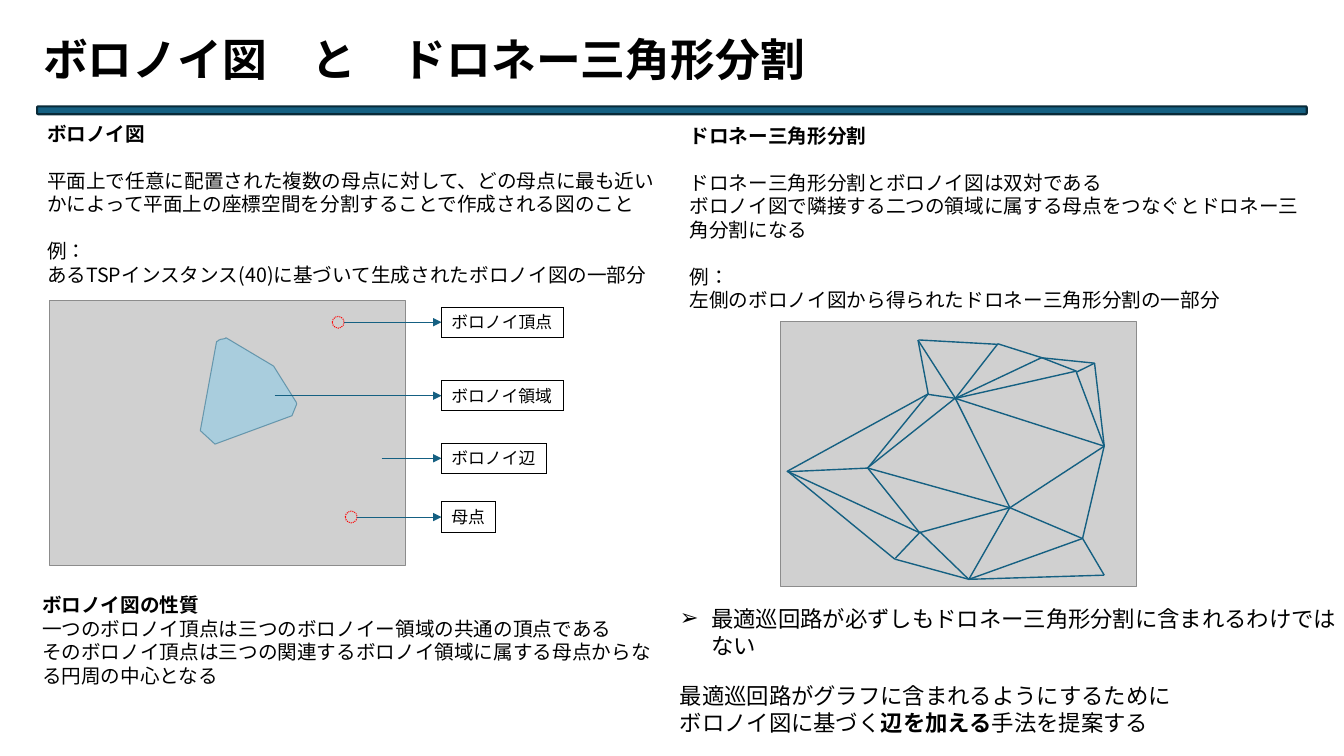
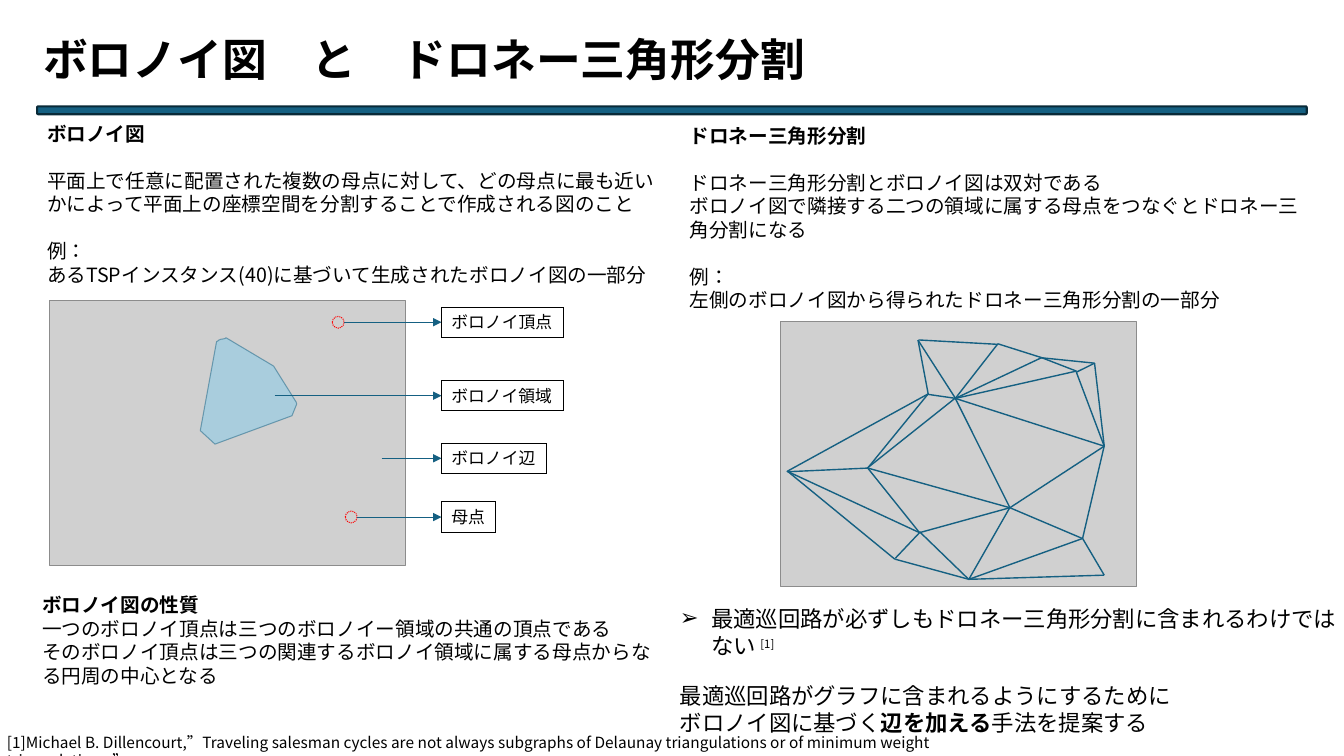
Before and after one commit to Legolas9999/chuukann, a slide deck: slide 8 of PPT/中間発表2.pptx. Drawn at 1344x756 pixels with LibreOffice and Linux fonts; fonts in the diff are those of the drawing; grey boxes stand for pictures. Boxes give left, top, right and bottom in pixels: in the first picture for what was removed or moved away, otherwise in the second. Text is boxed around its words. In the diff, an @@ line names an element or a change of style, - is before the commit and + after.

```diff
--- a/PPT/中間発表2.pptx
+++ b/PPT/中間発表2.pptx
@@ text at (711,608,1336,655): text changed @@
-➢ 最適巡回路が必ずしもドロネー三角形分割に含まれるわけではない
+➢ 最適巡回路が必ずしもドロネー三角形分割に含まれるわけではない [1]
@@ text added at (7,735,929,752), 11 pt, text #000000 @@
+[1]Michael B. Dillencourt,”Traveling salesman cycles are not always subgraphs of Delaunay triangulations or of minimum weight triangulations,”
```
